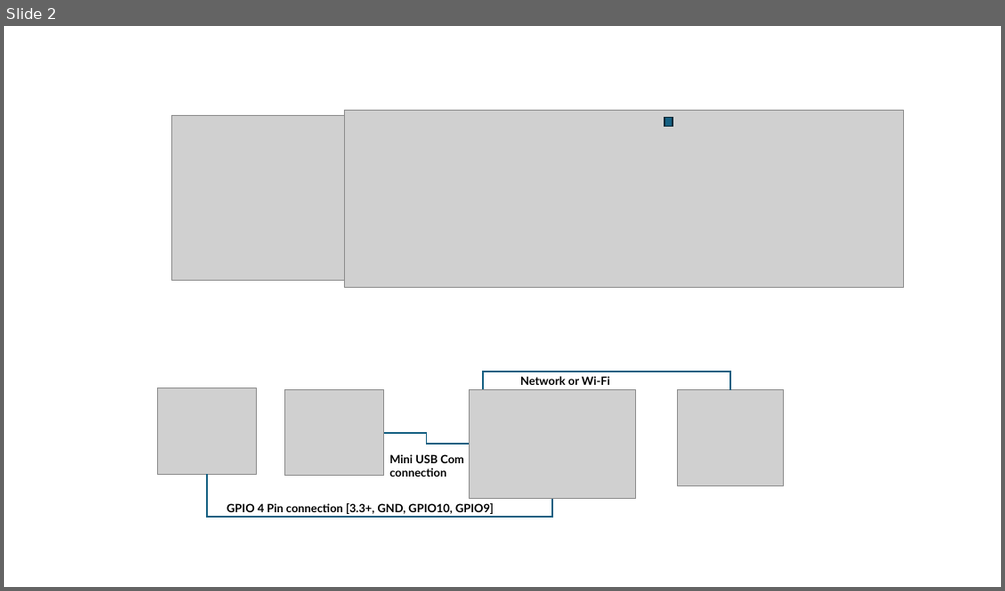
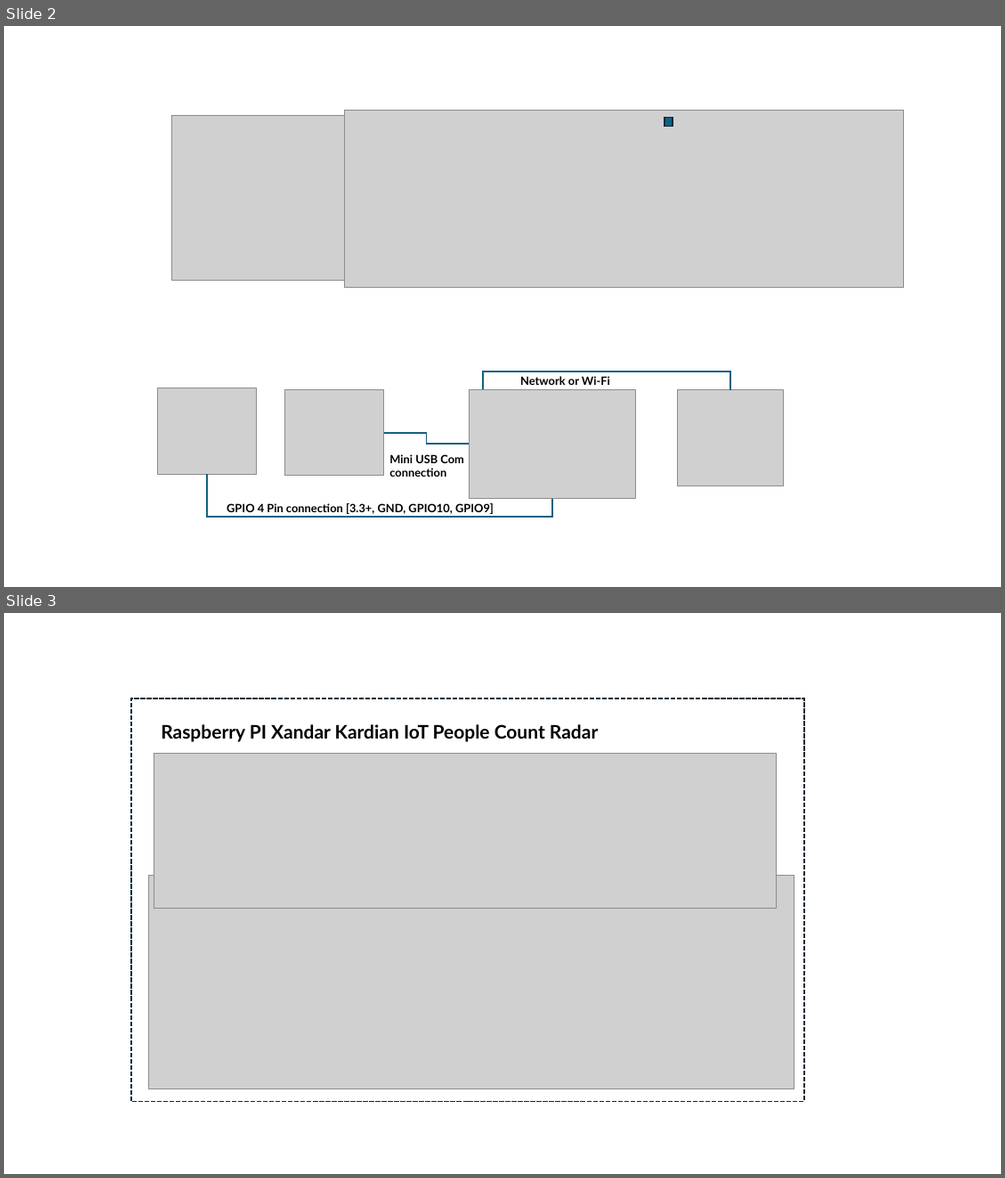
Before and after one commit to LiuYuancheng/Xandar_PPL_Sensor_IOT_Web, a slide deck: doc/designDoc.pptx. Shown one above the other, each under a label of ours: slide 2 before the commit, slides 2 and 3 after it. The pictures are 1005x591 and 1005x1178 pixels, drawn with LibreOffice and Linux fonts; fonts in the diff are those of the drawing; grey boxes stand for pictures. Boxes give left, top, right and bottom in pixels: in the first picture for what was removed or moved away, otherwise in the second. Text is boxed around its words. In the diff, an @@ line names an element or a change of style, - is before the commit and + after.

```diff
--- a/doc/designDoc.pptx
+++ b/doc/designDoc.pptx
@@ slide 3 added at (4, 613, 1001, 1174), background #FFFFFF @@
@@ rectangle added at (131, 698, 804, 1102), outline #092A39 1.5 pt dashed @@
@@ text added at (161, 724, 598, 742), 18 pt, text #000000, bold @@
+Raspberry PI Xandar Kardian IoT People Count Radar
@@ picture added at (154, 754, 777, 908) @@
@@ picture added at (148, 875, 794, 1088) @@
```
Also in this commit, not shown: 1 other file.
